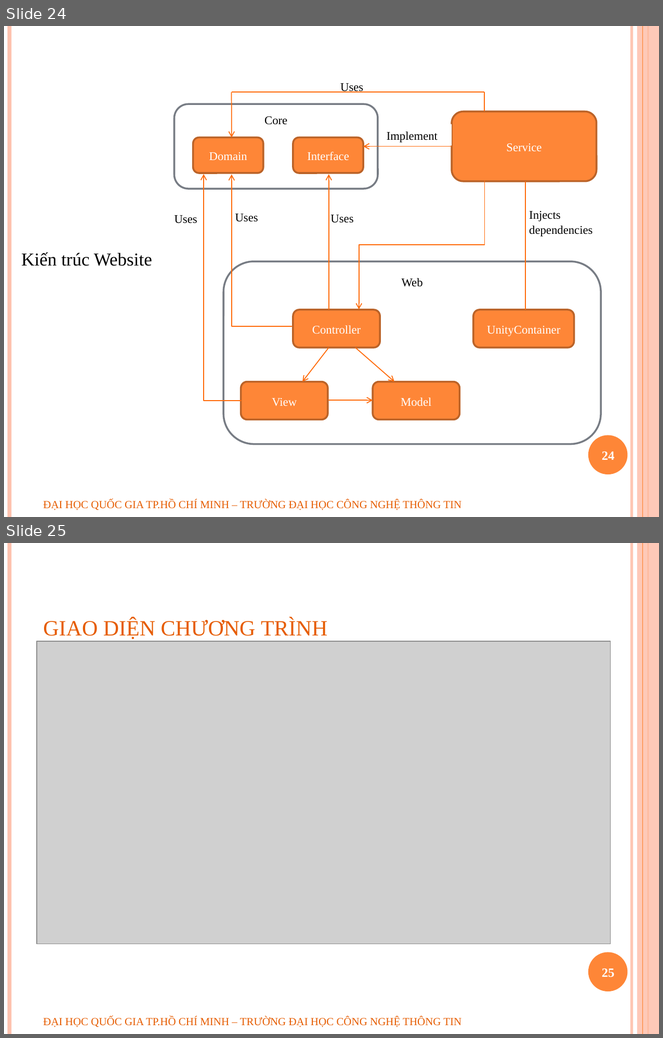
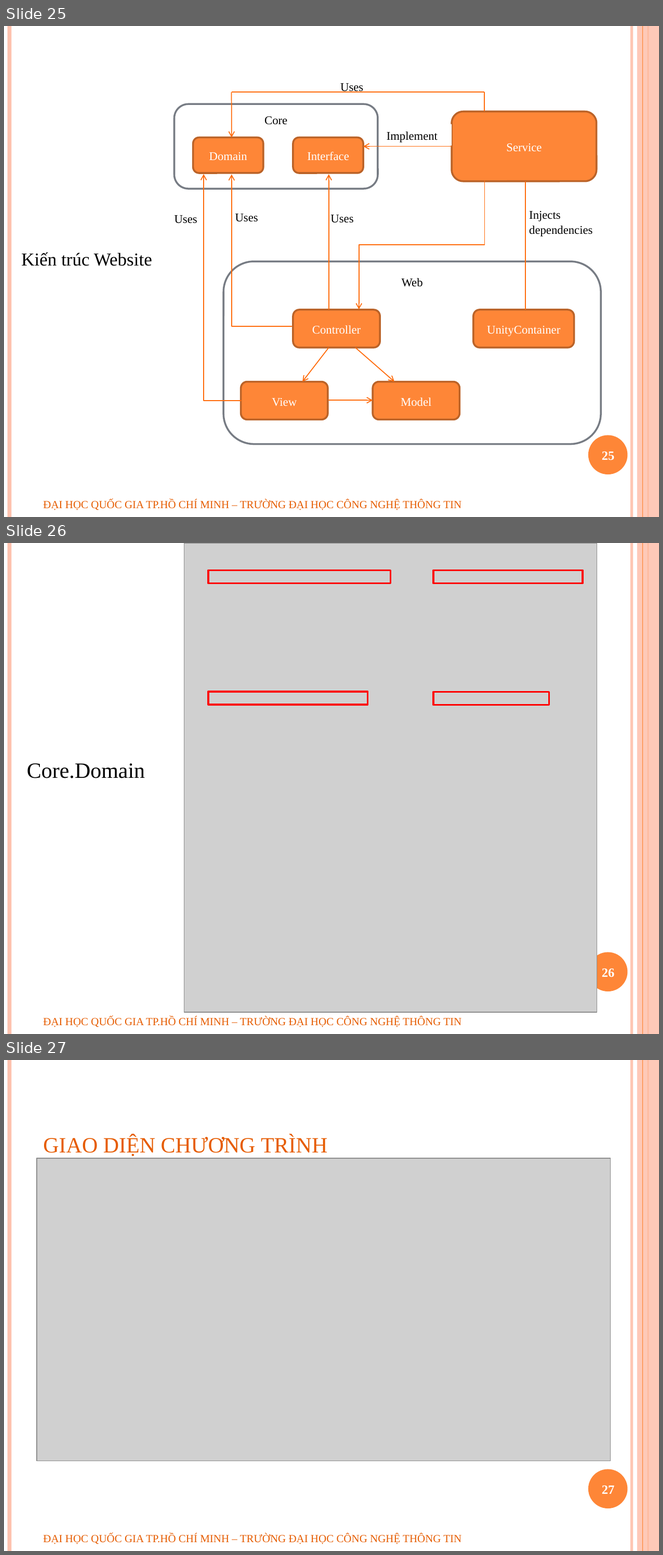
Before and after one commit to geovip/nosqlravendbuit, a slide deck: Document/slide bao cao.pptx. Shown one above the other, each under a label of ours: slides 24 and 25 before the commit, slides 25, 26 and 27 after it. The pictures are 663x1038 and 663x1555 pixels, drawn with LibreOffice and Linux fonts; fonts in the diff are those of the drawing; grey boxes stand for pictures; background and template pictures are left out. Boxes give left, top, right and bottom in pixels: in the first picture for what was removed or moved away, otherwise in the second. Text is boxed around its words. In the diff, an @@ line names an element or a change of style, - is before the commit and + after.

Commit message:
add class diagram for Domain to Slide + Bao cao cuoi ky - Reformated

```diff
--- a/Document/slide bao cao.pptx
+++ b/Document/slide bao cao.pptx
@@ slide 26 added at (x1=4, y1=543, x2=659, y2=1034), background #FFFFFF; not listed: 6 template elements that a slide beside it also shows @@
@@ picture added at (x1=184, y1=543, x2=597, y2=1013) @@
@@ rectangle added at (x1=208, y1=571, x2=390, y2=584), outline #FF0000 2 pt @@
@@ rectangle added at (x1=434, y1=571, x2=583, y2=584), outline #FF0000 2 pt @@
@@ rectangle added at (x1=208, y1=692, x2=367, y2=705), outline #FF0000 2 pt @@
@@ rectangle added at (x1=434, y1=692, x2=549, y2=705), outline #FF0000 2 pt @@
@@ text added at (x1=27, y1=763, x2=145, y2=779), 24 pt, text #000000 @@
+Core.Domain
@@ page number added at (x1=602, y1=969, x2=615, y2=978), 14 pt, text #FFFFFF, bold @@
+26
@@ text added at (x1=43, y1=1017, x2=462, y2=1028), 12 pt, text #E65C01 @@
+ĐẠI HỌC QUỐC GIA TP.HỒ CHÍ MINH – TRƯỜNG ĐẠI HỌC CÔNG NGHỆ THÔNG TIN
@@ what was slide 24 is now slide 25 @@
@@ page number at (x1=602, y1=452, x2=615, y2=461): text changed @@
-24
+25
@@ what was slide 25 is now slide 27 @@
@@ page number at (x1=602, y1=1486, x2=615, y2=1494): text changed @@
-25
+27
```
Also in this commit, not shown: 1 other slide added, 6 other files.
